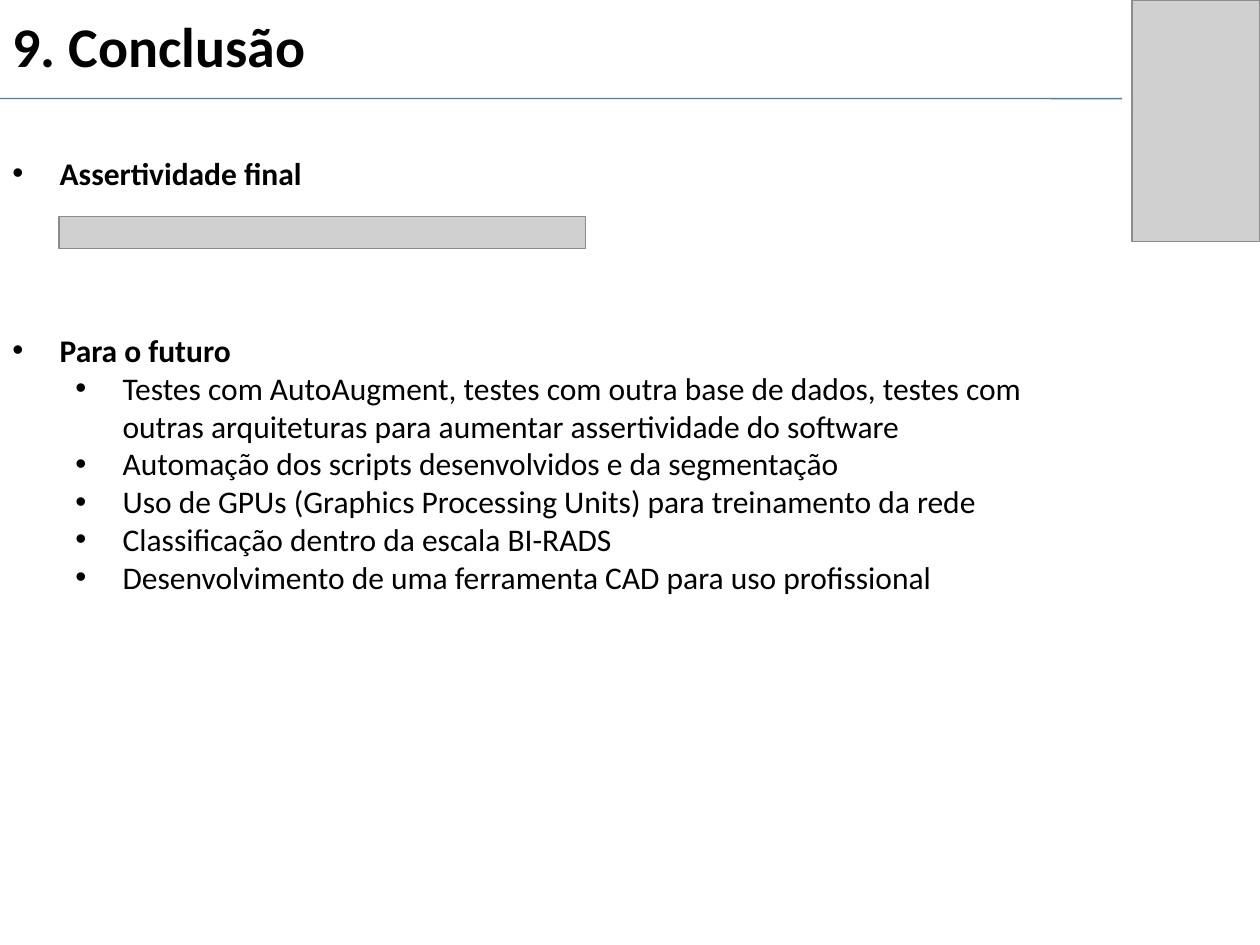
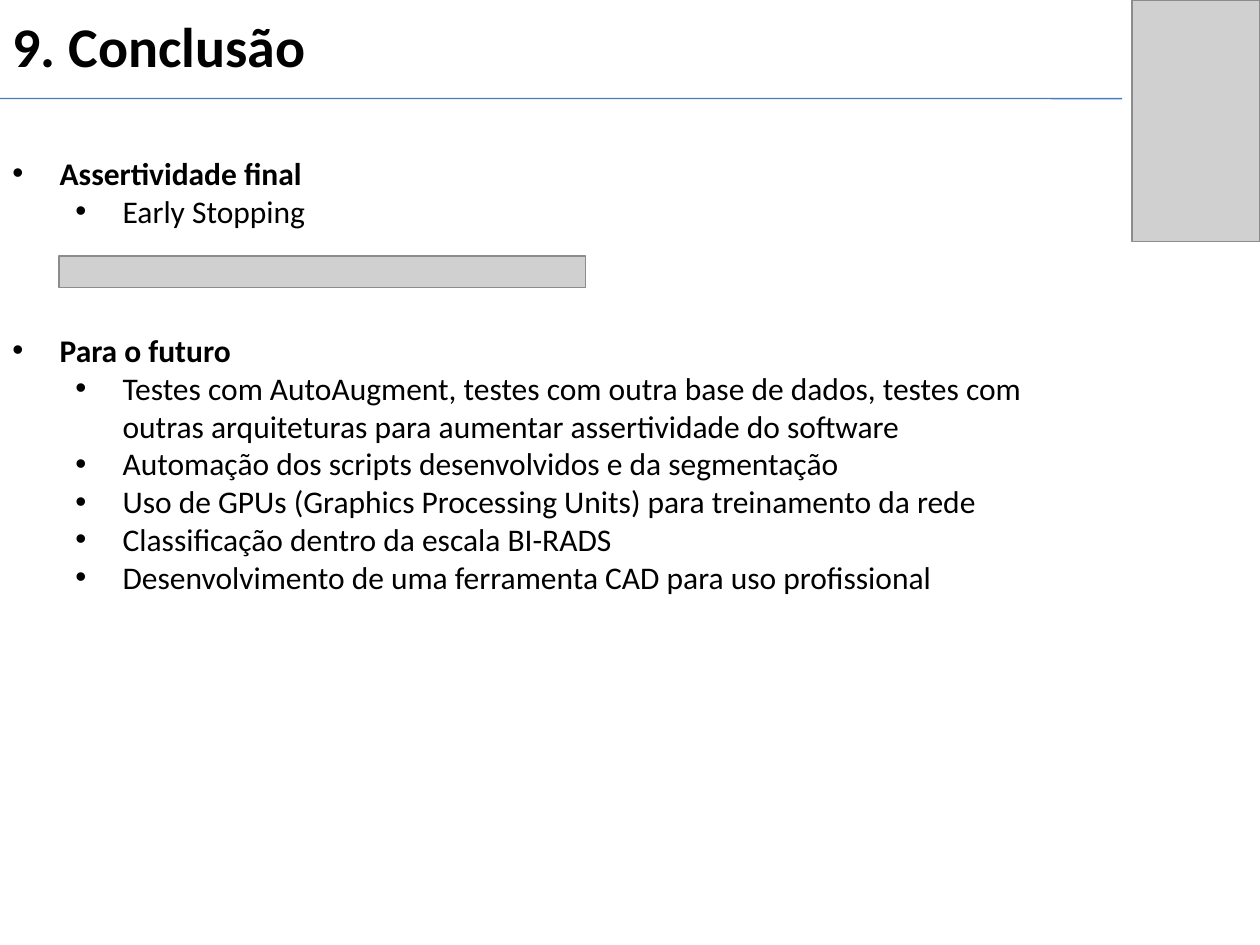
Before and after one commit to gui2524/TCC-BreastCancerNN, a slide deck: slide 18 of Projeto 2/docs/Slides_defesa.pptx. Drawn at 1260x945 pixels with LibreOffice and Linux fonts; fonts in the diff are those of the drawing; grey boxes stand for pictures. Boxes give left, top, right and bottom in pixels: in the first picture for what was removed or moved away, otherwise in the second. Text is boxed around its words. In the diff, an @@ line names an element or a change of style, - is before the commit and + after.

Commit message:
early stoppiing

```diff
--- a/Projeto 2/docs/Slides_defesa.pptx
+++ b/Projeto 2/docs/Slides_defesa.pptx
@@ text at box(123, 201, 305, 229): paragraph added @@
+  • Early Stopping
@@ picture: place and size @@
-picture at box(59, 217, 586, 248)
+picture at box(59, 256, 586, 287)
```
Also in this commit, not shown: 1 other slide changed.
